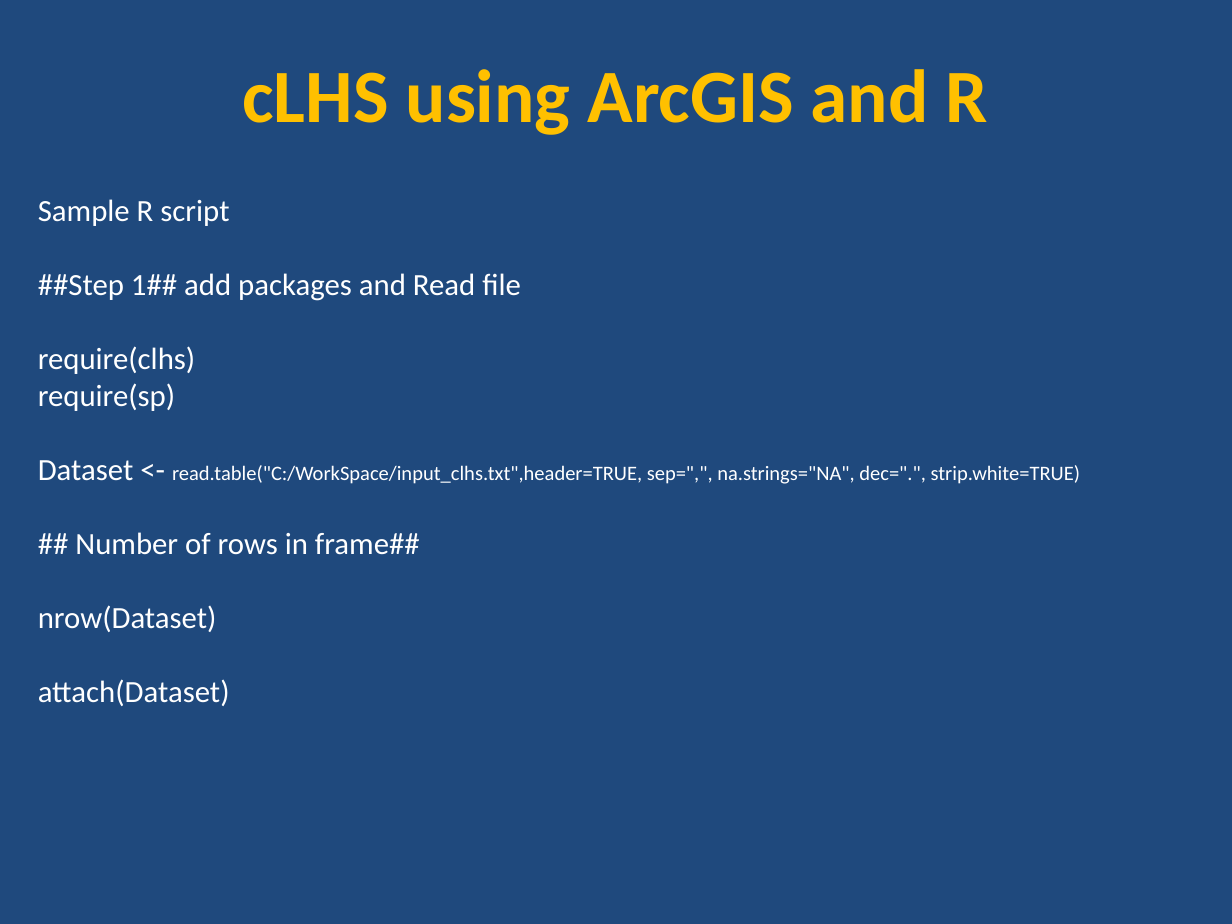
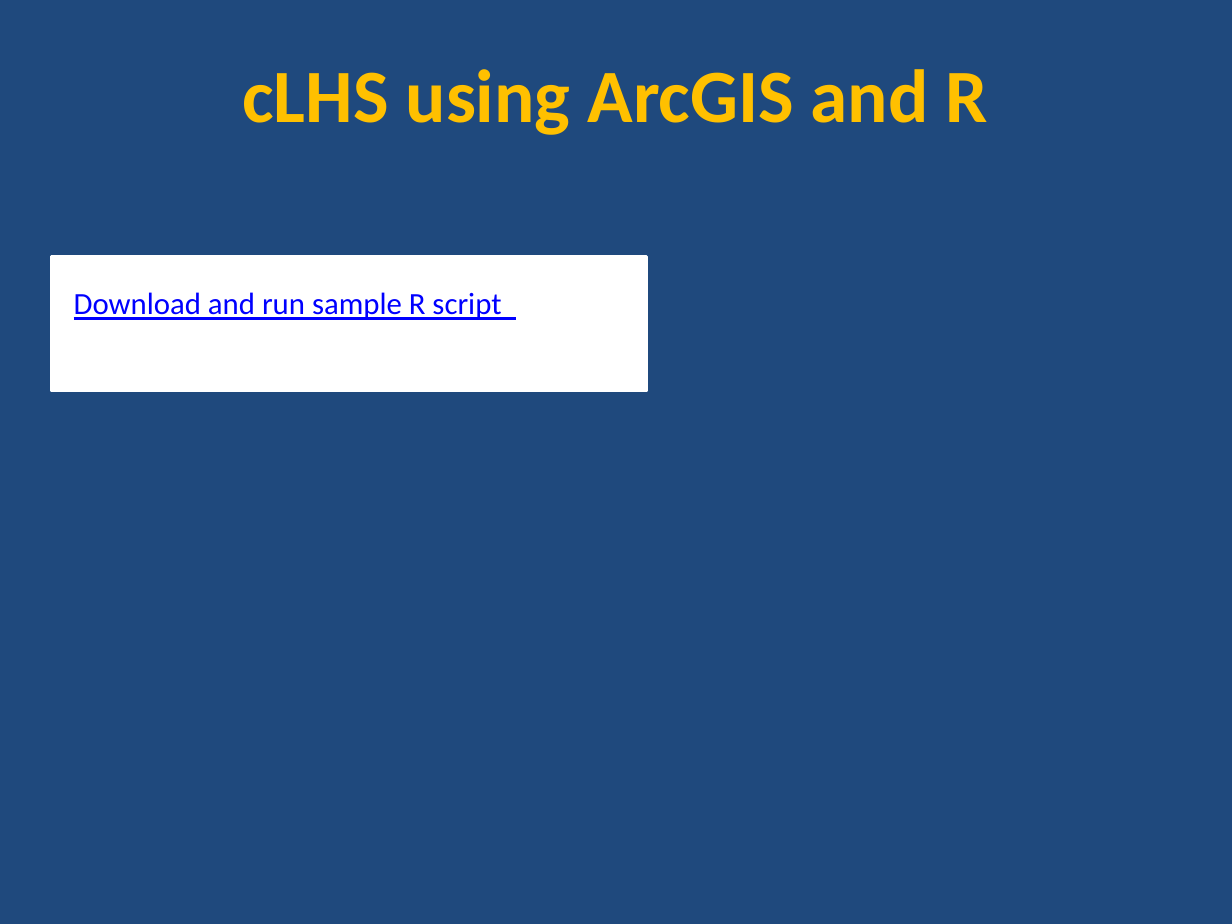
Before and after one commit to ncss-tech/stats_for_soil_survey, a slide deck: slide 13 of presentations/3_sampling/sampling_cLHS_example/cLHS_sampling_R_example.pptx. Drawn at 1232x924 pixels with LibreOffice and Linux fonts; fonts in the diff are those of the drawing. Boxes give left, top, right and bottom in pixels: in the first picture for what was removed or moved away, otherwise in the second. Text is boxed around its words. In the diff, an @@ line names an element or a change of style, - is before the commit and + after.

```diff
--- a/presentations/3_sampling/sampling_cLHS_example/cLHS_sampling_R_example.pptx
+++ b/presentations/3_sampling/sampling_cLHS_example/cLHS_sampling_R_example.pptx
@@ rectangle added at (x1=52, y1=256, x2=647, y2=389), fill #FFFFFF, outline #FFFFFF 2 pt @@
@@ text at (x1=74, y1=292, x2=501, y2=320): text changed; text colour #FFFFFF to #0000FF @@
-Sample R script
-##Step 1## add packages and Read file
-require(clhs)
-require(sp)
-Dataset <- read.table("C:/WorkSpace/input_clhs.txt",header=TRUE, sep=",", na.strings="NA", dec=".", strip.white=TRUE)
-## Number of rows in frame##
-nrow(Dataset)
-attach(Dataset)
+Download and run sample R script
```
Also in this commit, not shown: 2 other slides changed, 2 slides removed, 1 other file.
